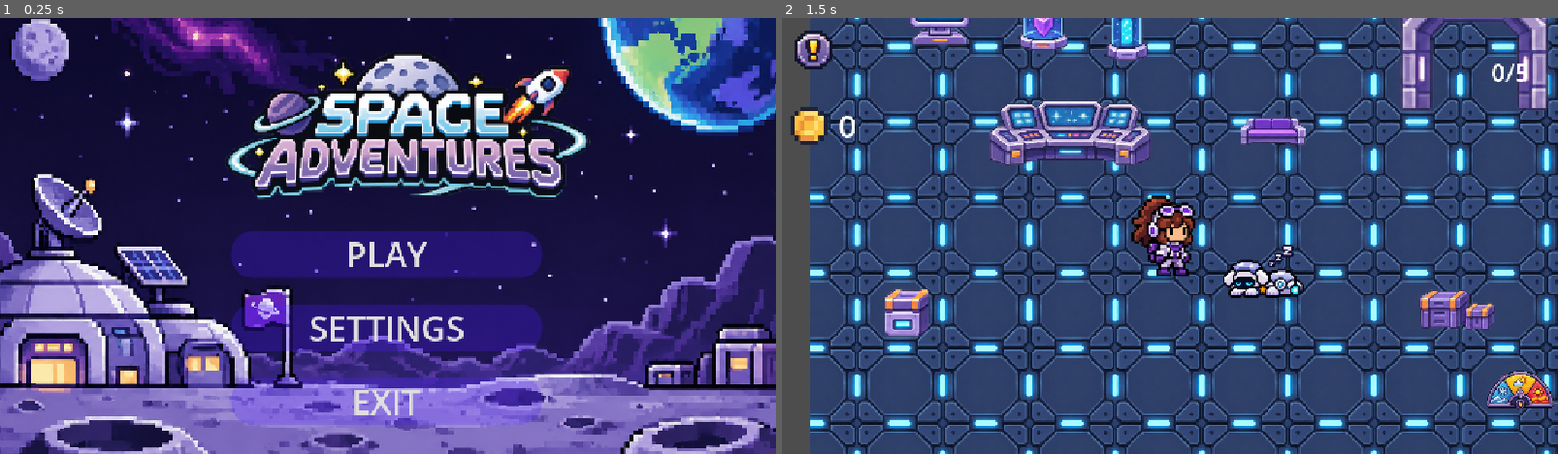
Above: before the commit, frames 1-2 (left to right).
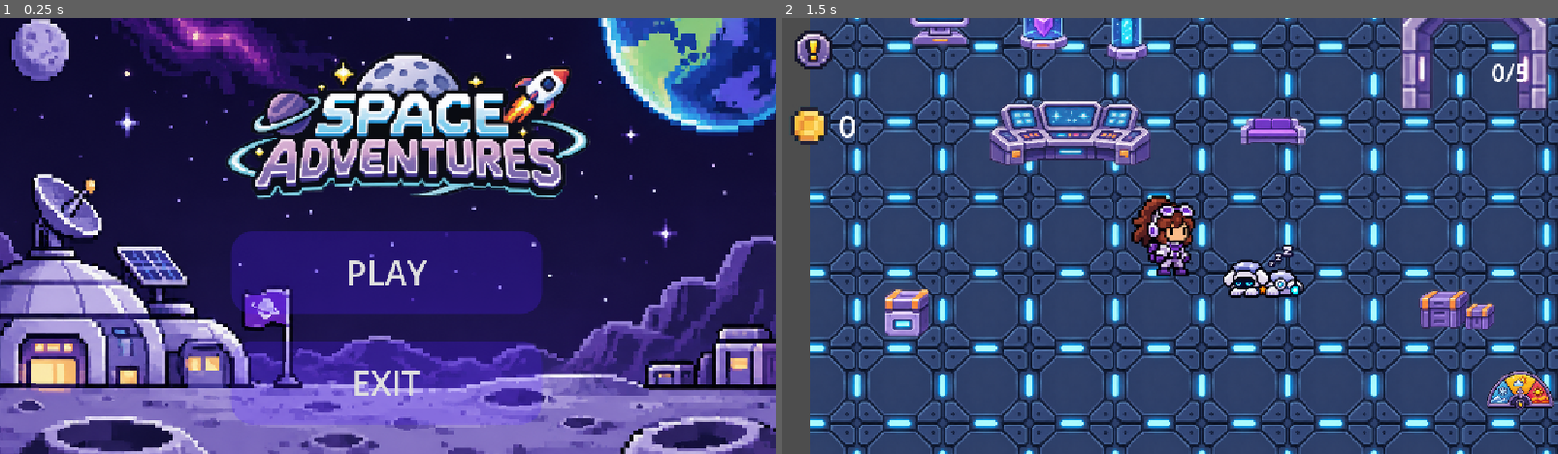
Above: after the commit, the same moments.

Repository: Totoratsu/hackathon-nasa-2026
Game: Godot game, scene res://escenas/main_menu.tscn
Two runs of this game, one before a commit and one after it. Both use one fixed random seed, a clock stepped at 60 frames per second and the inputs below.
Inputs (mouse positions are in pixels of both pictures, inside the frame that each line leads up to):
- Up to frame 1 (0.25 s): no input
- Up to frame 2 (1.5 s): click (1170, 327) at 0.5 s, where only the run before the commit has a clickable "SETTINGS"; click "PLAY" at 1.25 s

The runs differ from the first frame. In frame 1, 7.8% of the frame differs, in the area x 29-70%, y 51-92%; in frame 2, nothing differs.

Commit message:
quitar settings

Diff:
--- a/escenas/main_menu.tscn
+++ b/escenas/main_menu.tscn
@@ -20,12 +20,14 @@
 grow_horizontal = 2
 grow_vertical = 2
 script = ExtResource("1_2cr0s")
+metadata/_tc_uuid = "5117591636204429563"
 
 [node name="MenuPrincipalEspacio" type="Sprite2D" parent="." unique_id=1190021285]
 position = Vector2(572.93787, 331.31662)
 rotation = 0.0014302777
 scale = Vector2(-0.7161954, 0.77550626)
 texture = ExtResource("1_ter2f")
+metadata/_tc_uuid = "8385096978663124201"
 
 [node name="BoxContainer" type="VBoxContainer" parent="." unique_id=1987319408]
 layout_mode = 1
@@ -41,6 +43,7 @@
 grow_horizontal = 2
 grow_vertical = 2
 theme_override_constants/separation = 40
+metadata/_tc_uuid = "3972946928361262355"
 
 [node name="start" type="Button" parent="BoxContainer" unique_id=797640542]
 layout_mode = 2
@@ -55,20 +58,7 @@
 theme_override_styles/hover_pressed = SubResource("StyleBoxFlat_ter2f")
 theme_override_styles/hover_pressed_mirrored = SubResource("StyleBoxFlat_ter2f")
 text = "PLAY"
-
-[node name="settings" type="Button" parent="BoxContainer" unique_id=1134684837]
-layout_mode = 2
-size_flags_vertical = 3
-theme_override_font_sizes/font_size = 50
-theme_override_styles/normal = SubResource("StyleBoxFlat_ter2f")
-theme_override_styles/normal_mirrored = SubResource("StyleBoxFlat_ter2f")
-theme_override_styles/pressed = SubResource("StyleBoxFlat_ter2f")
-theme_override_styles/pressed_mirrored = SubResource("StyleBoxFlat_ter2f")
-theme_override_styles/hover = SubResource("StyleBoxFlat_ter2f")
-theme_override_styles/hover_mirrored = SubResource("StyleBoxFlat_ter2f")
-theme_override_styles/hover_pressed = SubResource("StyleBoxFlat_ter2f")
-theme_override_styles/hover_pressed_mirrored = SubResource("StyleBoxFlat_ter2f")
-text = "SETTINGS"
+metadata/_tc_uuid = "1010403786680646100"
 
 [node name="exit" type="Button" parent="BoxContainer" unique_id=1892215416]
 layout_mode = 2
@@ -83,6 +73,7 @@
 theme_override_styles/hover_pressed = SubResource("StyleBoxFlat_ter2f")
 theme_override_styles/hover_pressed_mirrored = SubResource("StyleBoxFlat_ter2f")
 text = "EXIT"
+metadata/_tc_uuid = "7050728053229015082"
 
 [node name="Logo" type="TextureRect" parent="." unique_id=35307034]
 layout_mode = 1
@@ -98,12 +89,13 @@
 texture = ExtResource("4_logo")
 expand_mode = 1
 stretch_mode = 5
+metadata/_tc_uuid = "7026366937127156364"
 
 [node name="AudioStreamPlayer" type="AudioStreamPlayer" parent="." unique_id=1671233387]
 stream = ExtResource("3_vhgtv")
 autoplay = true
+metadata/_tc_uuid = "7255914965522482266"
 
 [connection signal="pressed" from="BoxContainer/start" to="." method="_on_start_pressed"]
 [connection signal="pressed" from="BoxContainer/start" to="BoxContainer/start" method="_on_pressed"]
-[connection signal="pressed" from="BoxContainer/settings" to="." method="_on_settings_pressed"]
 [connection signal="pressed" from="BoxContainer/exit" to="." method="_on_exit_pressed"]
